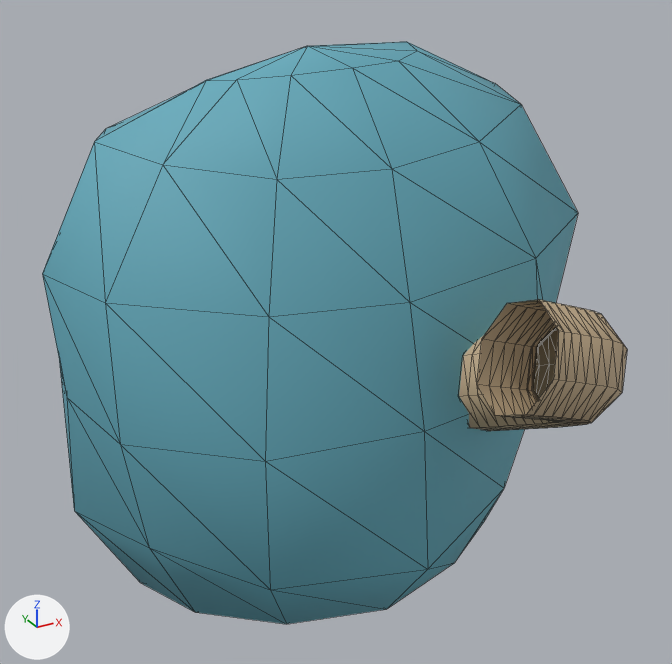
One commit to the glTF model public/models/neonate/left_hamate.glb: the scene before it, then after it.
The view is the same before and after, from a 50 mm camera at (-0.0236, -0.0434, 0.0234) aimed at (0.0005, 0.0005, 0.0015). The axes (+X, +Y, +Z) are drawn at lower left. The lights are the same throughout. The first picture is the older version. Mesh edges are drawn as thin lines. Vertices at exactly the same position are counted once.

Names of what the first picture shows: 'left_hamate:body', 'left_hamate:hook'.
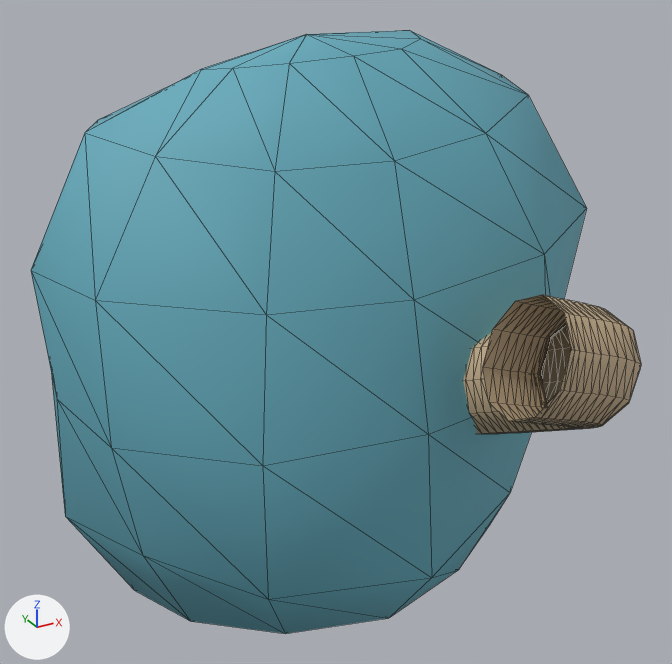
ob_left_hamate is not drawn itself; it is the parent of ob_left_hamate_components.

The change, as a diff of the scene's bpy script:
```diff
--- a/public/models/neonate/left_hamate.glb.py
+++ b/public/models/neonate/left_hamate.glb.py
@@ me_mesh_1 @@
 # used by ob_left_hamate_hook; parent = ob_left_hamate_components; location = (0.0, 0.0, 0.0)
-me_mesh_1.from_pydata(...)  # 200 vertices, 384 faces; spans x 0.023..0.254, y -0.648..-0.271, z -0.067..0.195
+me_mesh_1.from_pydata(...)  # 330 vertices, 640 faces; spans x 0.021..0.253, y -0.647..-0.272, z -0.067..0.195
+# me_mesh_1 part 1: 182 vertices removed from x 0.023..0.254, y -0.648..-0.271, z -0.062..0.195; 312 vertices added at x 0.021..0.253, y -0.647..-0.272, z -0.063..0.195
 me_mesh_1.materials.append(mat_material_1)
@@ ob_left_hamate @@
 ob_left_hamate.location = (0.0, 0.0, 0.0)
-ob_left_hamate.scale = (0.0368, 0.0288, 0.0417)
+ob_left_hamate.scale = (0.038, 0.0298, 0.0431)
```

Location of each change, [x1, y1, x2, y2] in pixels of the pictures (672 x 664 px):
'left_hamate:body', rescaled
    before: [42, 42, 578, 624]
    after: [31, 30, 587, 634]
'left_hamate:hook', reshaped, rescaled
    before: [459, 299, 627, 431]
    after: [463, 295, 641, 434]
